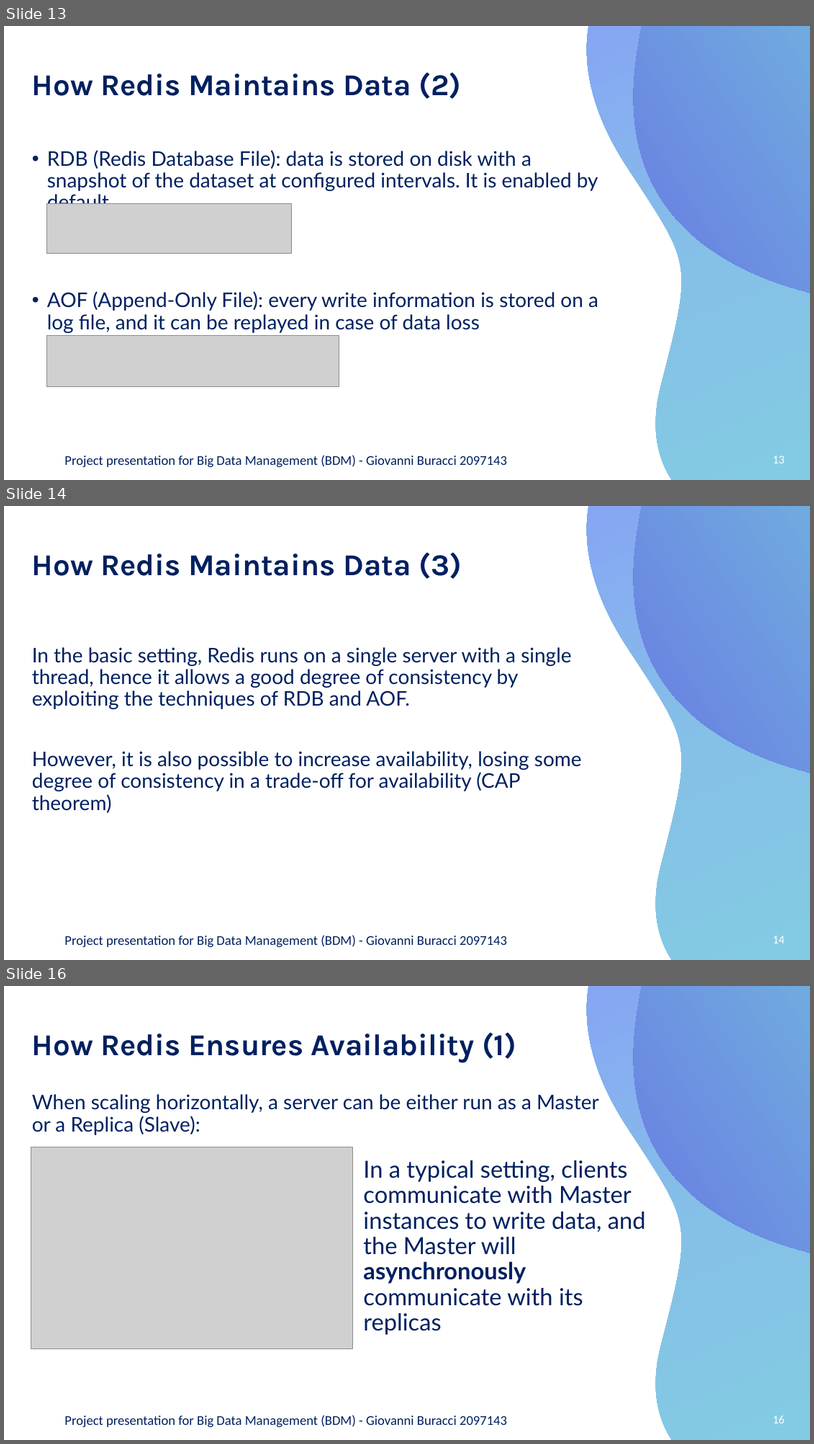
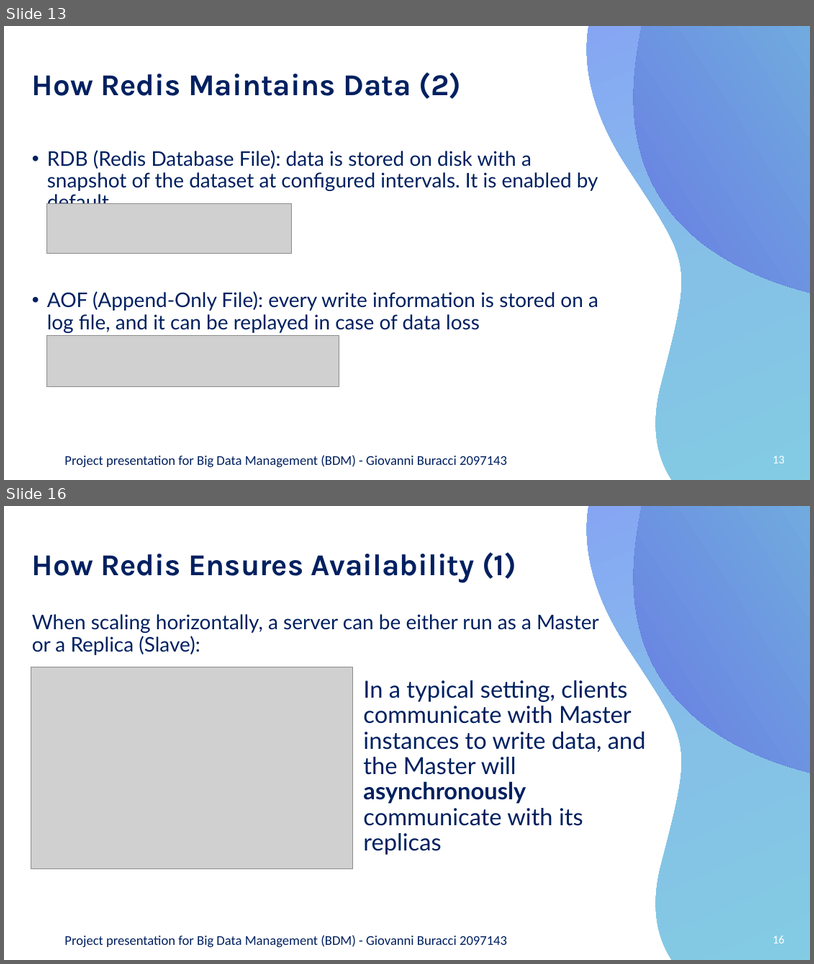
Before and after one commit to giovanniburacci/LSDM-Big-Data-Management, a slide deck: Big Data Management Presentation.pptx. Shown one above the other, each under a label of ours: slides 13, 14 and 16 before the commit, slides 13 and 16 after it; the slides between them are not shown. The pictures are 814x1444 and 814x964 pixels, drawn with LibreOffice and Linux fonts; fonts in the diff are those of the drawing; grey boxes stand for pictures; background and template pictures are left out. Boxes give left, top, right and bottom in pixels: in the first picture for what was removed or moved away, otherwise in the second. Text is boxed around its words. In the diff, an @@ line names an element or a change of style, - is before the commit and + after.

```diff
--- a/Big Data Management Presentation.pptx
+++ b/Big Data Management Presentation.pptx
@@ slide 14 removed at box(4, 506, 810, 960), background #FFFFFF; not listed: 3 template elements that a slide beside it also shows @@
@@ title removed at box(32, 552, 462, 579) @@
-How Redis Maintains Data (3)
@@ text removed at box(32, 647, 582, 813) @@
-In the basic setting, Redis runs on a single server with a single thread, hence it allows a good degree of consistency by exploiting the techniques of RDB and AOF.
-However, it is also possible to increase availability, losing some degree of consistency in a trade-off for availability (CAP theorem)
@@ text removed at box(64, 934, 507, 947) @@
-Project presentation for Big Data Management (BDM) - Giovanni Buracci 2097143
@@ page number removed at box(773, 935, 785, 943) @@
-14
```
Also in this commit, not shown: 2 slides changed, 1 slide added, 2 other files.
